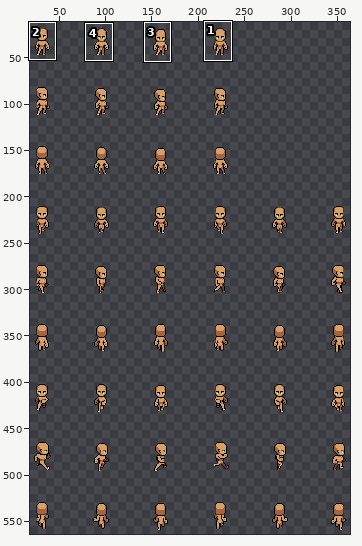
File history of a sprite sheet, Assets/Textures/Characters/player_spritesheet.png. Above: a wide view before the commit, with the close-up outlined.
Close-up. As it was:
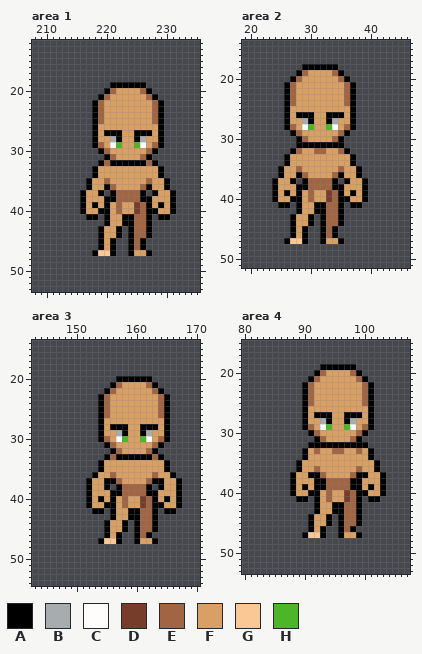
The file is 400x576 pixels. Shown: area 1: x 208..235, y 12..53; area 2: x 19..46, y 14..51; area 3: x 143..170, y 14..54; area 4: x 80..107, y 15..53. The wide view leaves out empty margins. The commit also changed other parts of the picture, which this record leaves out.
Palette (. is transparent): A #000000  B #a7acae  C #fffcfc  D #763d2b  E #a26543  F #d9a066  G #fac895  H #4cb528
The result:
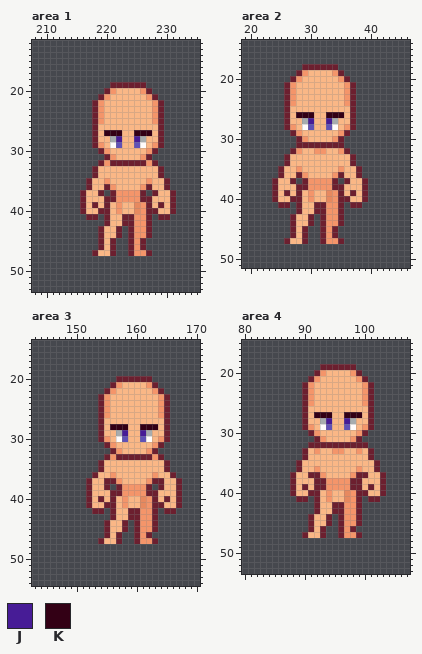
Colours new in this view: J #471c96  K #330015
Diff:
{"colour":"A","old":"#000000","new":"#6c1f2f"}
{"colour":"D","old":"#763d2b","new":"#e7895f"}
{"colour":"E","old":"#a26543","new":"#f4956a"}
{"colour":"F","old":"#d9a066","new":"#fab786"}
{"colour":"H","old":"#4cb528","new":"#6051b6"}
{"where": "area 1"}
{"y":27,"x":220,"old":"AAA","new":"KKK"}
{"y":27,"x":225,"old":"AAA","new":"KKK"}
{"y":28,"x":222,"old":"A","new":"J"}
{"y":28,"x":225,"old":"A","new":"J"}
{"y":47,"x":219,"old":"GG","new":"FF"}
{"y":47,"x":225,"old":"FF","new":"EE"}
{"where": "area 2"}
{"y":26,"x":28,"old":"AAA","new":"KKK"}
{"y":26,"x":33,"old":"AAA","new":"KKK"}
{"y":27,"x":30,"old":"A","new":"J"}
{"y":27,"x":33,"old":"A","new":"J"}
{"y":47,"x":27,"old":"GG","new":"FF"}
{"y":47,"x":33,"old":"FF","new":"EE"}
{"where": "area 3"}
{"y":28,"x":156,"old":"AAA","new":"KKK"}
{"y":28,"x":161,"old":"AAA","new":"KKK"}
{"y":29,"x":158,"old":"A","new":"J"}
{"y":29,"x":161,"old":"A","new":"J"}
{"y":47,"x":155,"old":"GG","new":"FF"}
{"y":47,"x":161,"old":"FF","new":"EE"}
{"where": "area 4"}
{"y":27,"x":92,"old":"AAA","new":"KKK"}
{"y":27,"x":97,"old":"AAA","new":"KKK"}
{"y":28,"x":94,"old":"A","new":"J"}
{"y":28,"x":97,"old":"A","new":"J"}
{"y":47,"x":91,"old":"GG","new":"FF"}
{"y":47,"x":97,"old":"FF","new":"EE"}
